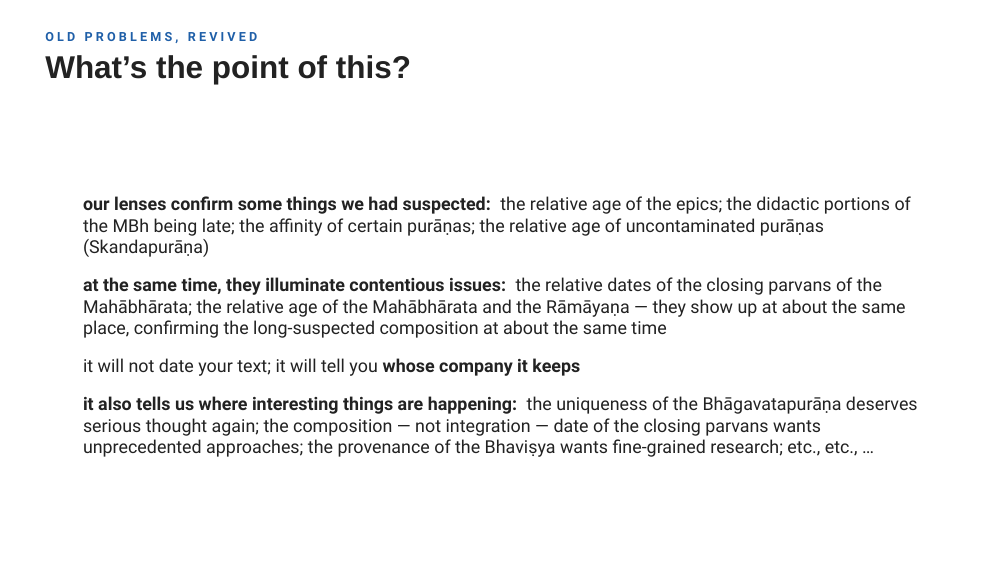
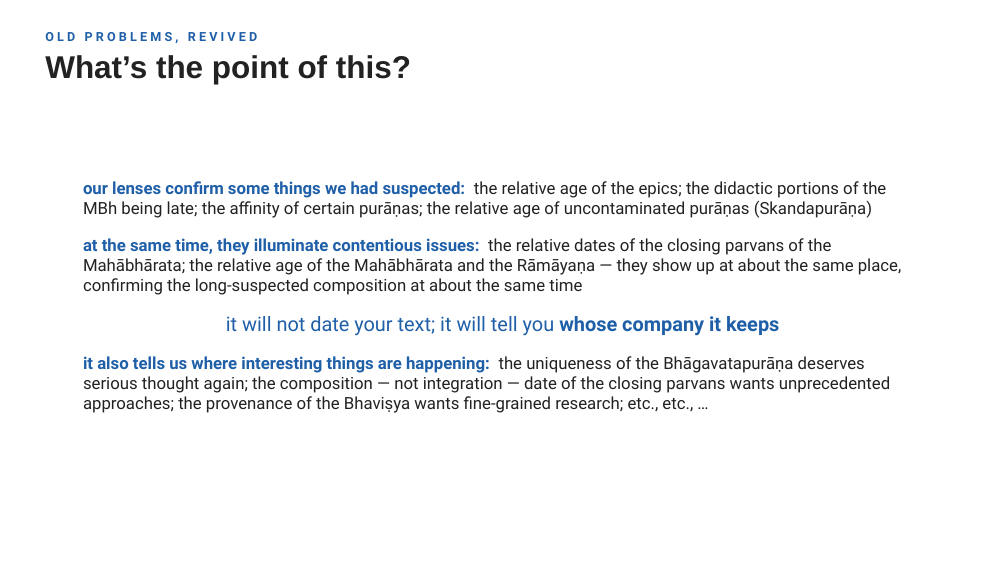
Before and after one commit to kengoharimoto/stylometry-experiments, a slide deck: slide 20 of materials/presentation_2026/chronology_stratification.pptx. Drawn at 1008x567 pixels with LibreOffice and Linux fonts; fonts in the diff are those of the drawing. Boxes give left, top, right and bottom in pixels: in the first picture for what was removed or moved away, otherwise in the second. Text is boxed around its words. In the diff, an @@ line names an element or a change of style, - is before the commit and + after.

```diff
--- a/materials/presentation_2026/chronology_stratification.pptx
+++ b/materials/presentation_2026/chronology_stratification.pptx
@@ text "our lenses confirm some things ..." moved from (x1=83, y1=196, x2=918, y2=457) to (x1=83, y1=181, x2=902, y2=413) @@
@@ text "our lenses confirm some things ..." at (x1=83, y1=181, x2=902, y2=413): size 17 to 16 pt; text colour #222222 to #1F5FA8 in "our lenses confirm some things we had ...", "at the same time, they illuminate contentious ...", "it will not date your text; it ...", "it also tells us where interesting things ..."; size 17 to 19 pt in "it will not date your text; it ..."; bullet • to none; alignment left to centre; vertical alignment middle to top @@
```
Also in this commit, not shown: 14 other slides changed, 1 other file.
